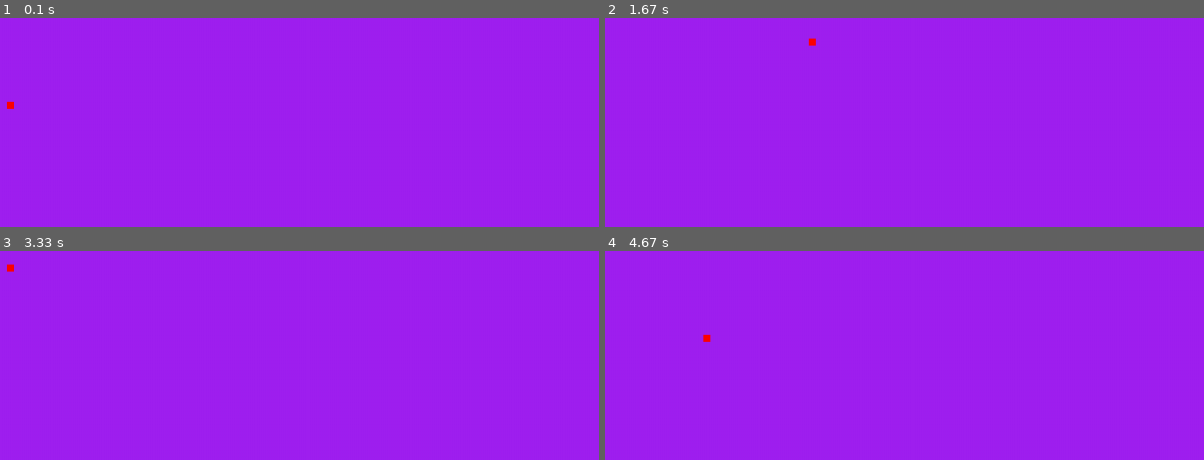
Above: before the commit, frames 1-4 (two rows, left to right).
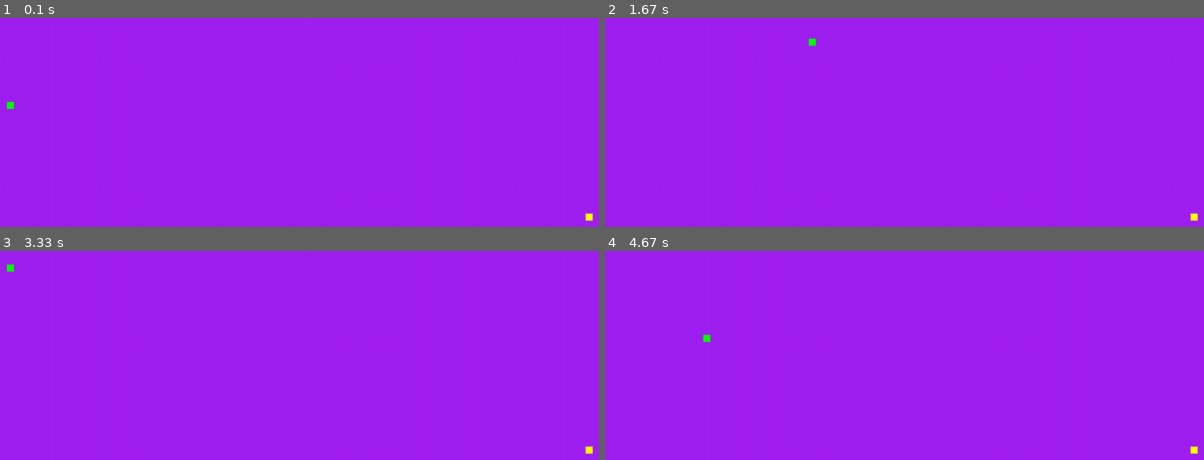
Above: after the commit, the same moments.

Repository: dk-ties/pyGame
Game: pygame game, started from main.py
The game is run twice, just before and just after one commit, with the same random seed, the same clock (stepped at 60 frames per second) and the same inputs.
Inputs:
- Up to frame 1 (0.1 s): no input
- Up to frame 2 (1.67 s): hold D 0.33-0.8 s; hold W 0.83-1.13 s; hold D 1.17-1.63 s
- Up to frame 3 (3.33 s): hold A 1.67-2.2 s; hold S 2.23-2.53 s; hold A 2.57-2.97 s; hold W from 3 s (still down)
- Up to frame 4 (4.67 s): release W at 3.37 s; hold D 3.4-4.03 s; hold S 4.07-4.43 s; hold A from 4.47 s (still down)

The runs differ from the first frame. In frame 1, 0.1% of the frame differs, in the area x 1-99%, y 39-98%; in frame 2, 0.1%, in the area x 33-99%, y 9-98%; in frame 3, 0.1%; in frame 4, 0.1%.

Commit message:
Setting up a simple score, and playiing around with a incresed TAIL.

Diff:
--- a/main.py
+++ b/main.py
@@ -1,9 +1,13 @@
 # Example file showing a basic pygame "game loop"
 import pygame
+import random
 
 # pygame setup
+WIDTH = 1280
+HEIGHT = 720
+
 pygame.init()
-screen = pygame.display.set_mode((1280, 720))
+screen = pygame.display.set_mode((WIDTH, HEIGHT))
 clock = pygame.time.Clock()
 running = True
 
@@ -13,10 +17,16 @@
 x1Change = 0
 y1Change = 0
 
+TAIL = 10
+
 RED = (255, 0, 0)
 BLUE = (0, 255, 0)
 
-rect_1 = pygame.Rect(x1, y1, 10, 10)
+COL = BLUE
+SCORE = 0
+
+rect_1 = pygame.Rect(x1, y1, TAIL, 10)
+ost = pygame.Rect(random.randint(0, WIDTH), random.randint(0, HEIGHT), 10, 10)
 
 while running:
     # poll for events
@@ -43,13 +53,21 @@
     if key[pygame.K_s] == True:
         rect_1.move_ip(0, 10)
 
-    y1 += y1Change
-    x1 += x1Change
+    # Things to happen
+
+    if rect_1.colliderect(ost):
+        COL = RED
+        ost = pygame.Rect(random.randint(0, WIDTH), random.randint(0, HEIGHT), 10, 10)
+        TAIL += 10
+        rect_1 = pygame.Rect(x1, y1, TAIL, 10)
+        SCORE += 1
+        print(f"Yes you hit a Cheese and now have {SCORE} Point. Good Job")
 
     # fill the screen with a color to wipe away anything from last frame
     screen.fill("purple")
     # RENDER YOUR GAME HERE
-    pygame.draw.rect(screen, RED, rect_1)
+    pygame.draw.rect(screen, COL, rect_1)
+    pygame.draw.rect(screen, (255, 255, 0), ost)
     # flip() the display to put your work on screen
     pygame.display.flip()
     clock.tick(30)  # limits FPS to 60
